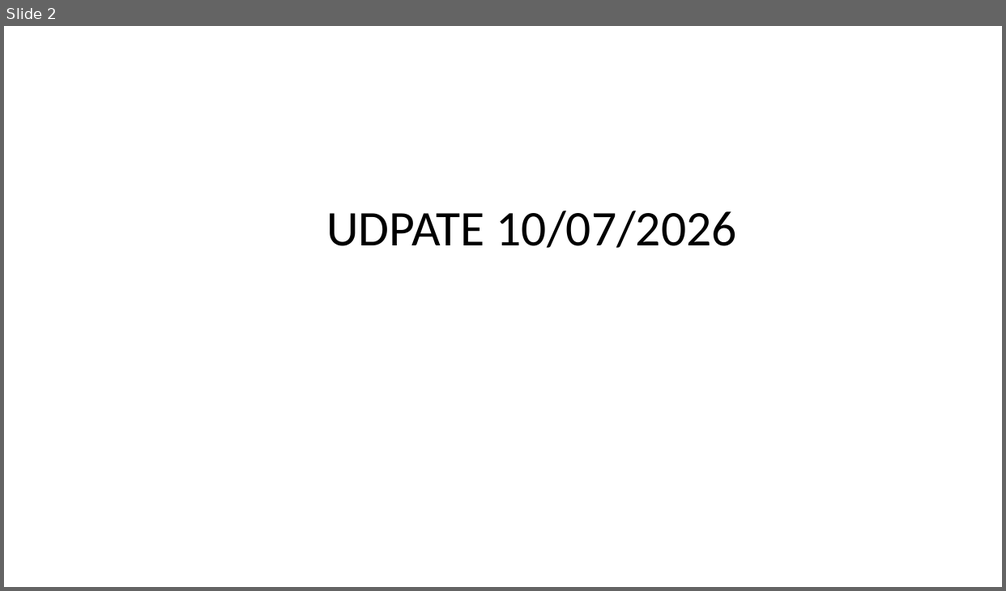
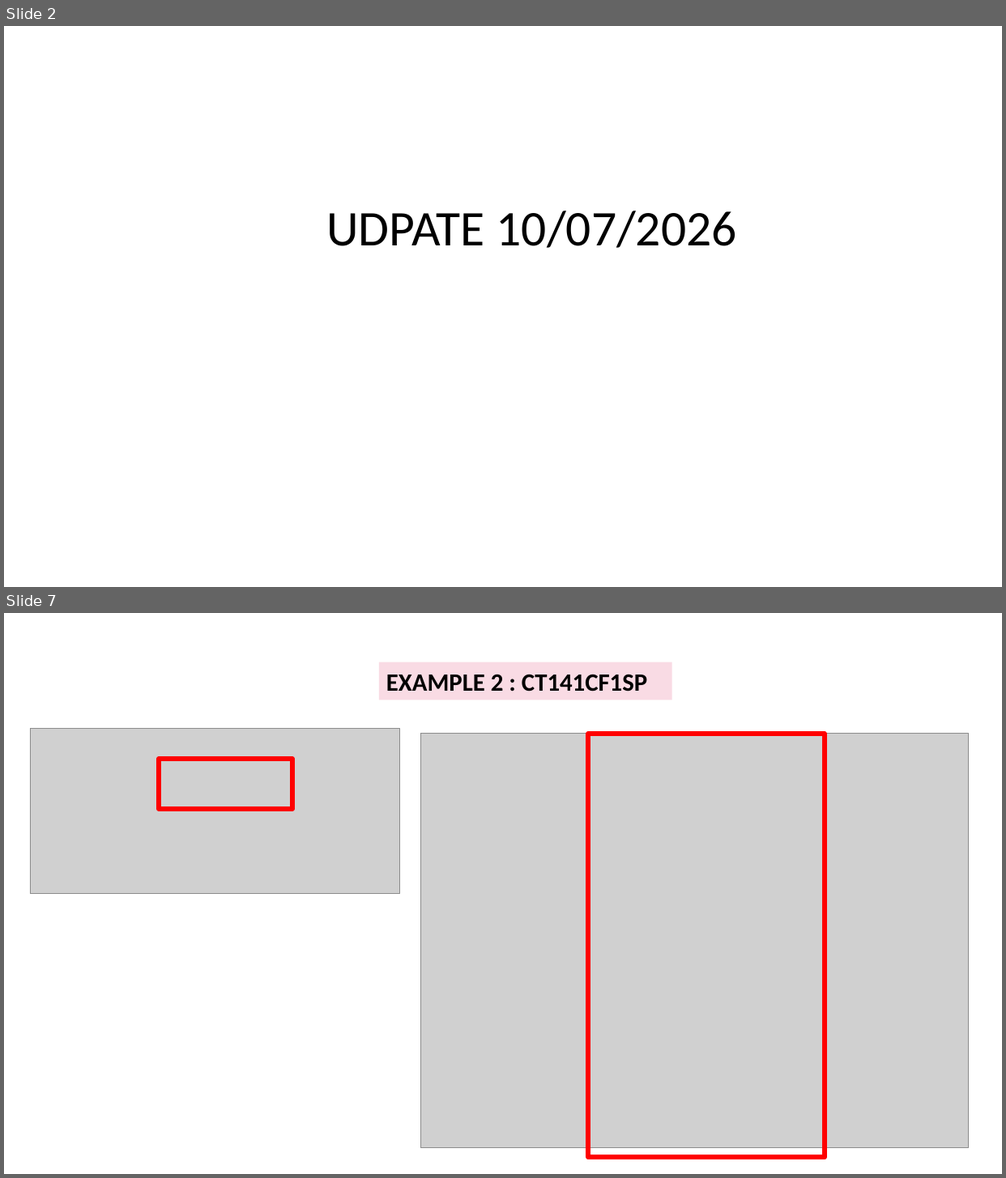
Before and after one commit to Syaziyah30/DeviceCluster, a slide deck: 1.training_model/supplementary/Device Identifier 20260520.pptx. Shown one above the other, each under a label of ours: slide 2 before the commit, slides 2 and 7 after it; the slides between them are not shown. The pictures are 1006x591 and 1006x1178 pixels, drawn with LibreOffice and Linux fonts; fonts in the diff are those of the drawing; grey boxes stand for pictures. Boxes give left, top, right and bottom in pixels: in the first picture for what was removed or moved away, otherwise in the second. Text is boxed around its words. In the diff, an @@ line names an element or a change of style, - is before the commit and + after.

```diff
--- a/1.training_model/supplementary/Device Identifier 20260520.pptx
+++ b/1.training_model/supplementary/Device Identifier 20260520.pptx
@@ slide 7 added at [4, 613, 1002, 1174], background #FFFFFF @@
@@ rectangle added at [379, 662, 672, 700], fill #F9DBE4, 24 pt, text #000000, bold @@
+EXAMPLE 2 : CT141CF1SP
@@ picture added at [30, 728, 400, 894] @@
@@ picture added at [421, 734, 969, 1148] @@
@@ rectangle added at [589, 734, 825, 1158], outline #FF0000 4.5 pt @@
@@ rectangle added at [159, 759, 292, 809], outline #FF0000 4.5 pt @@
```
Also in this commit, not shown: 4 slides changed, 1 other slide added, 2 other files.
